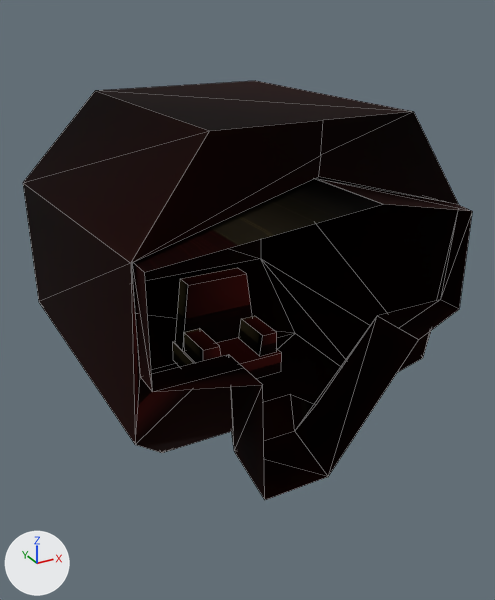
An edit to the Blender file Overmind/Assets/RiggedMeshes/cockpit.blend, drawn before and after from the same camera.
Before and after are seen from a camera (50 mm lens) standing at (-28.7, -59.9, 26.6) and looking at (0.3, -7.1, 0.2). The axes (+X, +Y, +Z) are drawn at lower left. The lights are the same throughout. Mesh edges are drawn as thin lines.

The first picture shows 'unit_Infantry_Special_Harkon_A_Torso'.
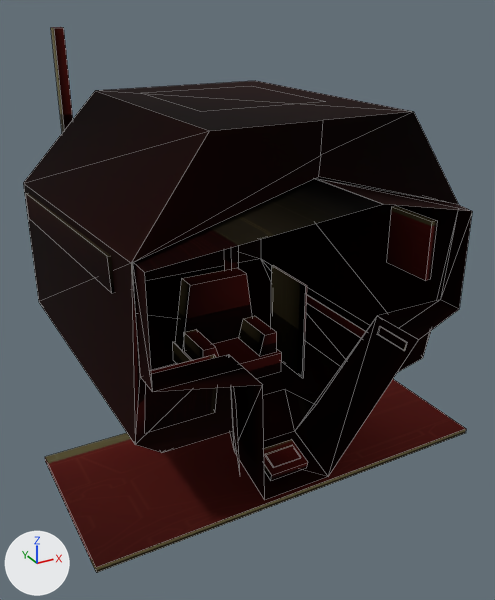
Edits to the scene script, one JSON object a line:
```json
{"block": "me_mesh_108", "where": "# used by ob_unit_infantry_special_harkon_a_torso; location = (0.0, 0.0, 1.7)"}
{"op": "remove", "block": "me_mesh_108", "code": "me_mesh_108.from_pydata(...)  # 80 vertices, 77 faces, 3 loose edges; spans x -16.2..16.2, y -26.0..15.2, z -16.6..17.0"}
{"op": "add", "block": "me_mesh_108", "code": "me_mesh_108.from_pydata(...)  # 228 vertices, 187 faces, 3 loose edges; spans x -19.3..20.9, y -26.0..15.2, z -17.2..22.3"}
{"block": "me_mesh_108", "change": "me_mesh_108 part 1: a new loose piece, a box spanning x 6.22..6.41, y -8.15..-1.67, z -11.23..-0.86, in mat_mtrl_red_009 (its picture is missing)"}
{"block": "me_mesh_108", "change": "me_mesh_108 part 2: a new loose piece, a box spanning x 13.97..14.6, y -16.32..-10.78, z 1.1..6.76, in mat_mtrl_red_009 (its picture is missing)"}
{"block": "me_mesh_108", "change": "me_mesh_108 part 3: the loose piece of 8 vertices spanning x -4.3..4.2, y -1.7..0.4, z -8.4..-1.2 is copied, and the copy is scaled about its middle by (-0.129, 0.99, -0.854), then moved by (9.2, 14.0, -0.9); it spans x 8.7..9.7, y 12.4..14.4, z -8.7..-2.6"}
{"block": "me_mesh_108", "change": "me_mesh_108 part 4: a new loose piece, a box spanning x -10.61..-9.67, y 12.03..13.27, z 5.77..22.31, in mat_mtrl_red_009 (its picture is missing)"}
{"block": "me_mesh_108", "change": "me_mesh_108 part 5: the loose piece of 8 vertices spanning x 2.1..4.1, y -6.5..-1.9, z -8.4..-6.1 is copied, and the copy is scaled about its middle by (0.0847, 0.762, 0.332), then moved by (3.9, -16.0, 5.8); it spans x 6.9..7.2, y -22.0..-18.5, z -1.8..-1.0"}
{"block": "me_mesh_108", "change": "me_mesh_108 part 6: a new loose piece, a box spanning x -19.26..20.88, y -17.58..-1.06, z -17.19..-16.63, in mat_mtrl_red_009 (its picture is missing)"}
{"block": "me_mesh_108", "change": "me_mesh_108 part 7: 8 vertices moved from x -3.4..3.5, y -10.3..0.4, z -11.2..-1.2 to x -3.4..3.5, y -9.2..0.4, z -11.2..-1.2; 52 vertices added at x -15.1..14.1, y -21.6..13.5, z -16.2..7.9"}
```

Where the change shows, as pixel boxes (x1, y1, x2, y2) in the pictures (495 x 600 px):
```json
{"object": "unit_Infantry_Special_Harkon_A_Torso", "change": "reshaped", "before": [23, 81, 472, 500], "after": [23, 27, 472, 573], "on screen": "30% taller"}
{"part": 1, "of": "me_mesh_108", "change": "added", "after": [271, 265, 307, 378], "on screen": "black"}
{"part": 2, "of": "me_mesh_108", "change": "added", "after": [387, 206, 437, 281], "on screen": "black"}
{"part": 3, "of": "me_mesh_108", "change": "added", "after": [224, 246, 238, 270]}
{"part": 4, "of": "me_mesh_108", "change": "added", "after": [51, 27, 73, 132], "on screen": "red"}
{"part": 5, "of": "me_mesh_108", "change": "added", "after": [377, 326, 407, 351]}
{"part": 6, "of": "me_mesh_108", "change": "added", "after": [45, 379, 466, 573], "on screen": "red"}
{"part": 7, "of": "me_mesh_108", "change": "built on", "before": [175, 268, 341, 445], "after": [26, 193, 366, 481]}
```
